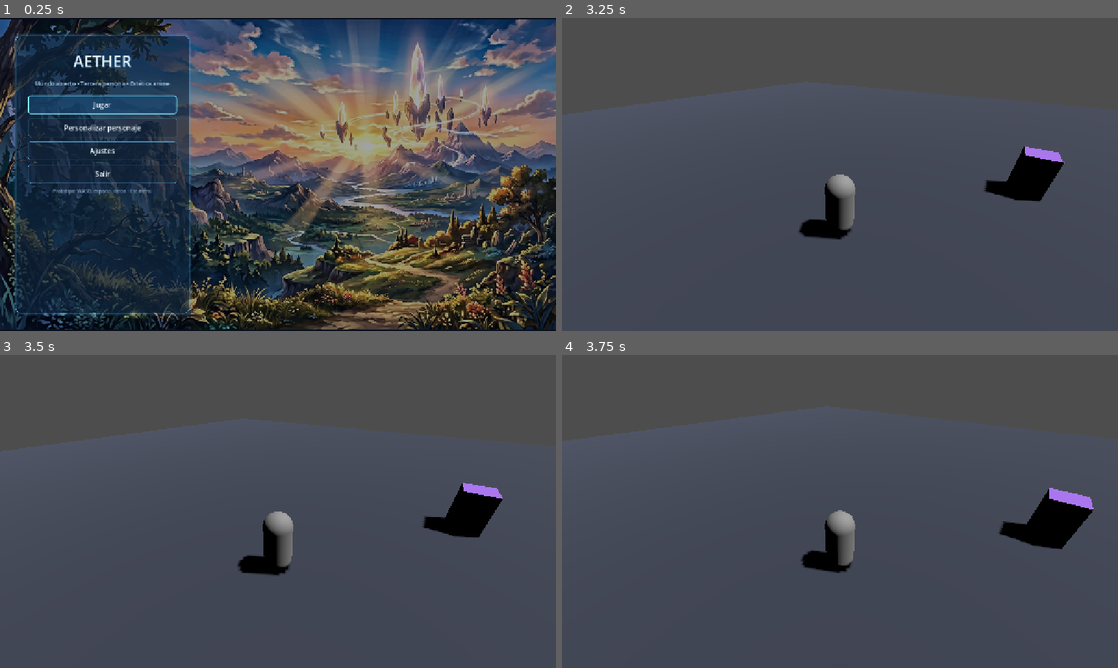
Above: before the commit, frames 1-4 (two rows, left to right).
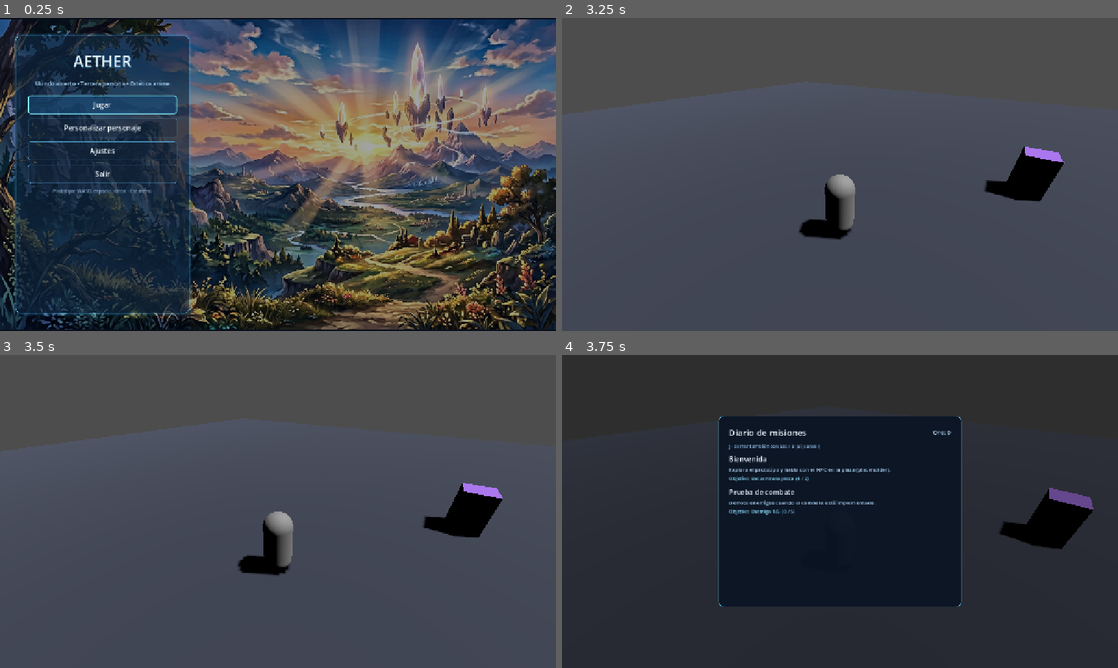
Above: after the commit, the same moments.

Repository: DLOOPUI/Aether
Game: Godot game, scene res://scenes/ui/main_menu.tscn
The game is run twice, just before and just after one commit, with the same random seed, the same clock (stepped at 60 frames per second) and the same inputs.
Inputs (mouse positions are in pixels of both pictures, inside the frame that each line leads up to):
- Up to frame 1 (0.25 s): no input
- Up to frame 2 (3.25 s): click "Jugar" at 0.5 s; tap Enter (ui_accept) at 1.25, 1.52, 2, 2.27 s; move the mouse to (867, 174) at 1.27 s; hold Up (ui_up) from 1.28 s (still down); tap Keypad Enter at 1.35 s; click (867, 174) at 1.42 s; move the mouse to (812, 174) at 2.02 s; tap Space at 2.1 s; move the mouse to (851, 168) at 2.77 s; tap Tab at 2.85 s
- Up to frame 3 (3.5 s): keep holding Up (ui_up)
- Up to frame 4 (3.75 s): keep holding Up (ui_up); move the mouse to (834, 517) at 3.52 s; tap J at 3.6 s; click (834, 517) at 3.67 s

Frames 1-3 are identical in both runs. In frame 4, 98% of the frame differs, in the area x 0-100%, y 0-100%.
Error before the commit: Invalid access to property or key 'pressed' on a base object of type 'null instance'. (res://scripts/ui/main_menu.gd:180)

Commit message:
fix: Corrección de múltiples errores de compilación
- Removido _btn_inventory y _on_inventory_pressed de main_menu.gd (no existe en escena)
- Cambiado get_tree().root.add_child() a call_deferred() en dialogue_manager y quest_manager
- Previene errores cuando get_tree().root es null durante _ready()
- Los tipos button: int y axis: int ya estaban corregidos (cache de Godot)

Diff:
--- a/scripts/core/dialogue_manager.gd
+++ b/scripts/core/dialogue_manager.gd
@@ -16,7 +16,7 @@
 func _ready() -> void:
 	process_mode = Node.PROCESS_MODE_ALWAYS
 	var ui: CanvasLayer = preload("res://scenes/ui/dialogue_ui.tscn").instantiate()
-	get_tree().root.add_child(ui)
+	call_deferred("add_child", ui)
 	_register_dialogues()
 
 
--- a/scripts/core/quest_manager.gd
+++ b/scripts/core/quest_manager.gd
@@ -20,7 +20,7 @@
 
 func _ready() -> void:
 	_quest_log = preload("res://scenes/ui/quest_log.tscn").instantiate()
-	get_tree().root.add_child(_quest_log)
+	call_deferred("add_child", _quest_log)
 	_quest_log.hide()
 	_register_quest_templates()
 	if REGISTER_SAMPLE_QUESTS:
--- a/scripts/ui/main_menu.gd
+++ b/scripts/ui/main_menu.gd
@@ -19,7 +19,6 @@
 @onready var _btn_customize: Button = $SafeArea/MainLayout/LeftPanel/Margin/MainColumn/MainPage/BtnCustomize
 @onready var _btn_settings: Button = $SafeArea/MainLayout/LeftPanel/Margin/MainColumn/MainPage/BtnSettings
 @onready var _btn_quit: Button = $SafeArea/MainLayout/LeftPanel/Margin/MainColumn/MainPage/BtnQuit
-@onready var _btn_inventory: Button = $SafeArea/MainLayout/LeftPanel/Margin/MainColumn/MainPage/BtnInventory
 
 @onready var _opt_gender: OptionButton = get_node(_FORM_PREFIX + "OptGender")
 @onready var _opt_race: OptionButton = get_node(_FORM_PREFIX + "OptRace")
@@ -177,7 +176,6 @@
 	_btn_customize.pressed.connect(_on_customize_pressed)
 	_btn_settings.pressed.connect(_on_settings_pressed)
 	_btn_quit.pressed.connect(_on_quit_pressed)
-	_btn_inventory.pressed.connect(_on_inventory_pressed)
 
 
 func _wire_character_page() -> void:
@@ -244,12 +242,6 @@
 
 func _on_quit_pressed() -> void:
 	get_tree().quit()
-
-func _on_inventory_pressed() -> void:
-	var inv_ui = load(&"res://scenes/ui/inventory_ui.tscn").instantiate()
-	get_tree().root.add_child(inv_ui)
-	inv_ui.show_inventory()
-
 
 func _sync_draft_from_ui() -> void:
 	_draft.gender_id = _opt_gender.selected
